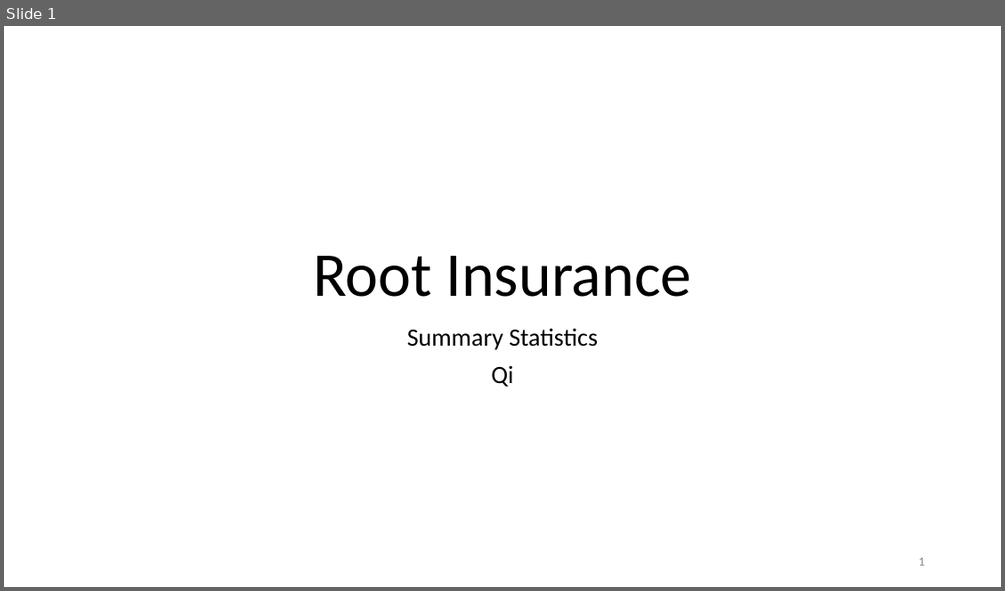
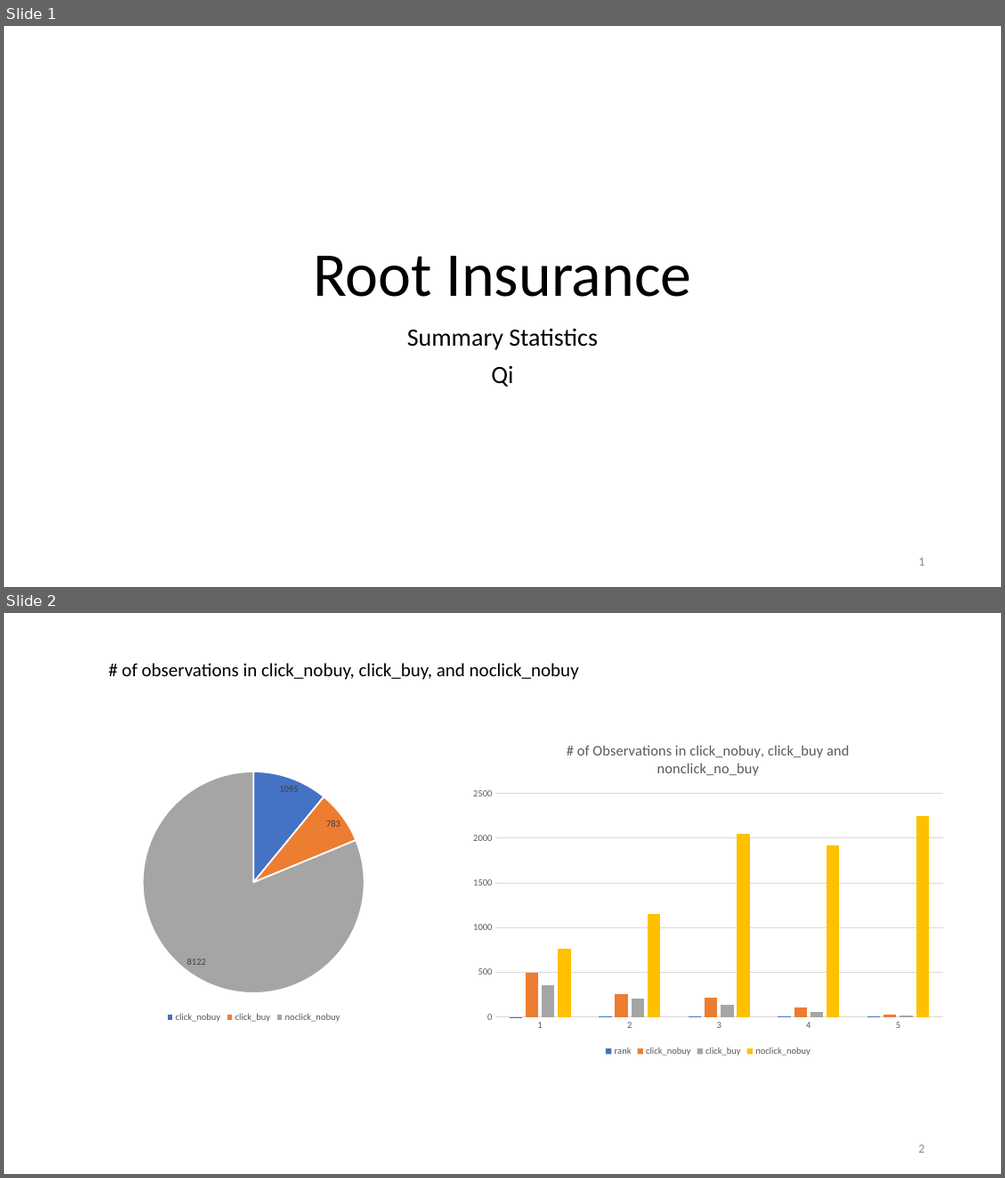
Before and after one commit to SiddharthaSBora/bootcamp-project, a slide deck: 1-analysis/RootInsurance_Qi.pptx. Shown one above the other, each under a label of ours: slide 1 before the commit, slides 1 and 2 after it. The pictures are 1005x591 and 1005x1178 pixels, drawn with LibreOffice and Linux fonts; fonts in the diff are those of the drawing. Boxes give left, top, right and bottom in pixels: in the first picture for what was removed or moved away, otherwise in the second. Text is boxed around its words. In the diff, an @@ line names an element or a change of style, - is before the commit and + after.

```diff
--- a/1-analysis/RootInsurance_Qi.pptx
+++ b/1-analysis/RootInsurance_Qi.pptx
@@ slide 2 added at box(4, 613, 1001, 1174), background #FFFFFF @@
@@ text added at box(121, 663, 579, 680), 18 pt, text #000000 @@
+# of observations in click_nobuy, click_buy, and noclick_nobuy
@@ column chart added at box(464, 728, 953, 1060) @@
+title "# of Observations in click_nobuy, click_buy and nonclick_no_buy "
+categories: 1, 2, 3, 4, 5
+rank: 0, 0, 0, 0, 0
+click_nobuy: 490, 250, 210, 110, 30
+click_buy: 360, 210, 140, 60, 20
+noclick_nobuy: 760, 1150, 2050, 1920, 2240
@@ pie chart added at box(53, 761, 455, 1026) @@
+categories: click_nobuy, click_buy, noclick_nobuy
+Series 1: 1095, 783, 8122
@@ page number added at box(918, 1144, 924, 1152), 12 pt, text #8C8C8C @@
+2
```
Also in this commit, not shown: 1 other slide added.
